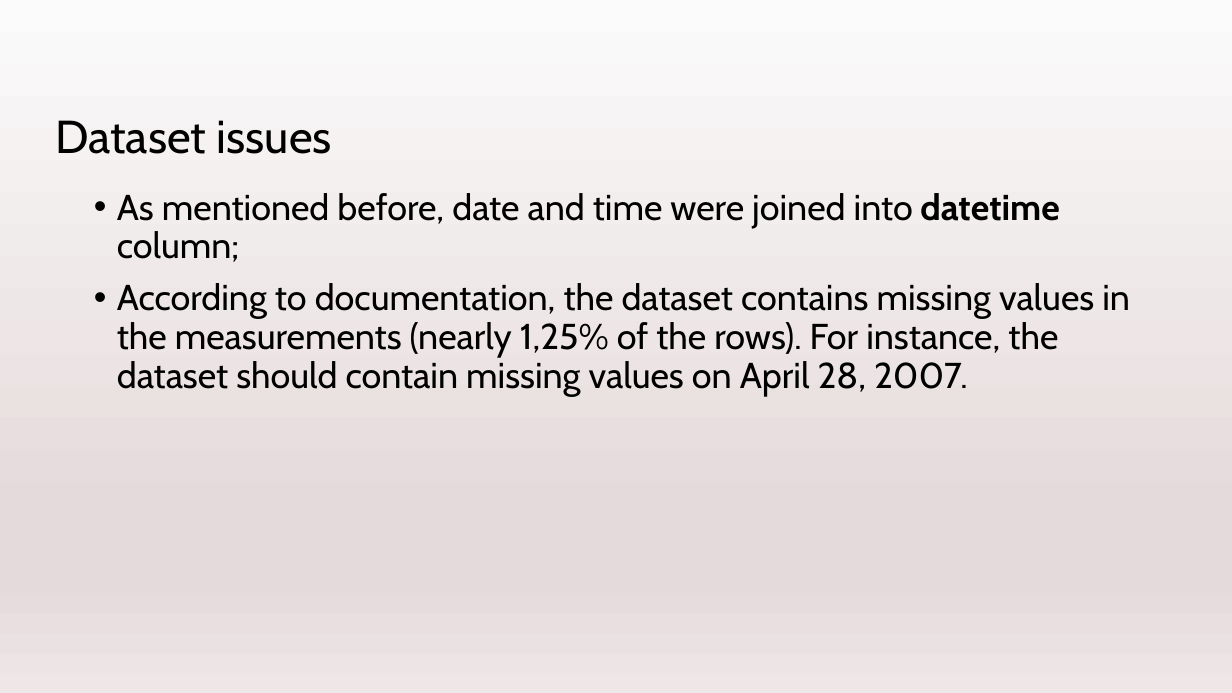
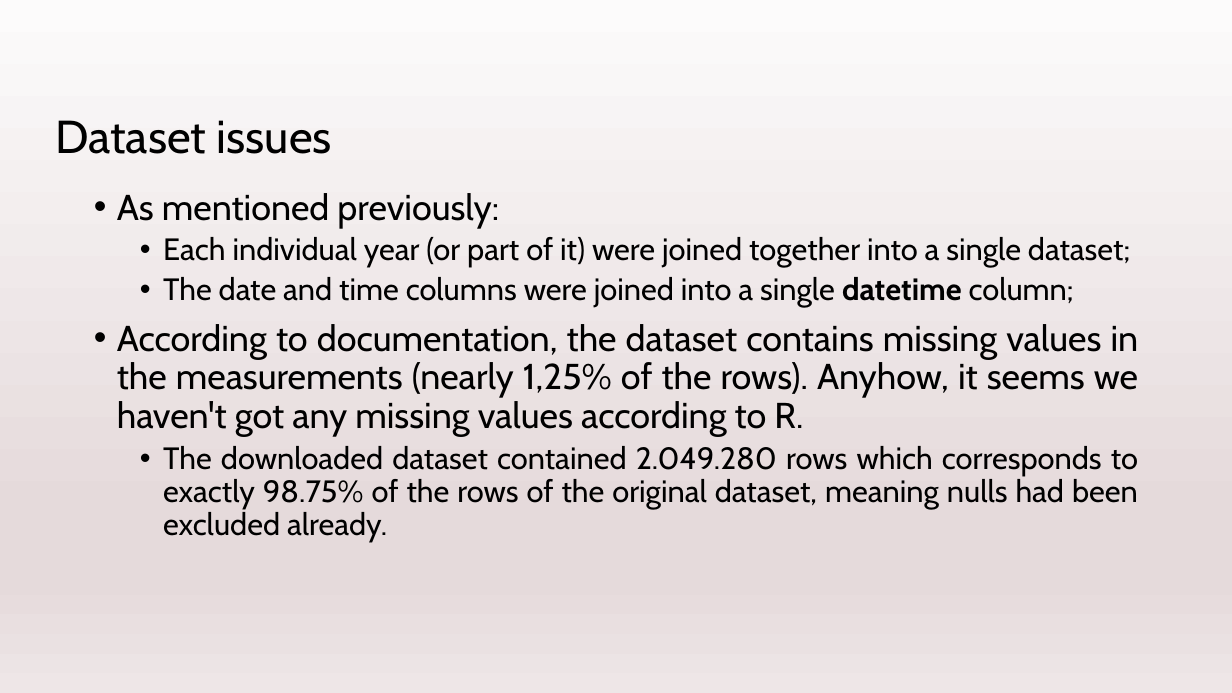
Before and after one commit to TomeBorges/IoT_Deep_Analytics_Visualization, a slide deck: slide 8 of Task1/Task1_ppt.pptx. Drawn at 1232x693 pixels with LibreOffice and Linux fonts; fonts in the diff are those of the drawing. Boxes give left, top, right and bottom in pixels: in the first picture for what was removed or moved away, otherwise in the second. Text is boxed around its words. In the diff, an @@ line names an element or a change of style, - is before the commit and + after.

```diff
--- a/Task1/Task1_ppt.pptx
+++ b/Task1/Task1_ppt.pptx
@@ text at <box>117,193,1139,542</box>: text changed; size 28 to 24 pt @@
-• As mentioned before, date and time were joined into datetime column;
-• According to documentation, the dataset contains missing values in the measurements (nearly 1,25% of the rows). For instance, the dataset should contain missing values on April 28, 2007.
+• As mentioned previously:
+  • Each individual year (or part of it) were joined together into a single dataset;
+  • The date and time columns were joined into a single datetime column;
+• According to documentation, the dataset contains missing values in the measurements (nearly 1,25% of the rows). Anyhow, it seems we haven't got any missing values according to R.
+  • The downloaded dataset contained 2.049.280 rows which corresponds to exactly 98.75% of the rows of the original dataset, meaning nulls had been excluded already.
```
Also in this commit, not shown: 9 other slides changed, 2 other files.
